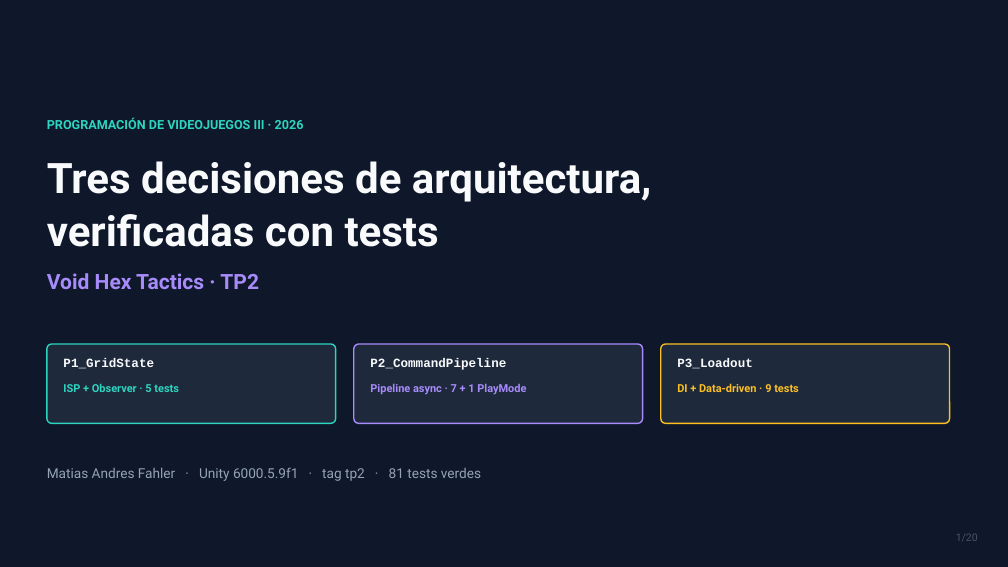
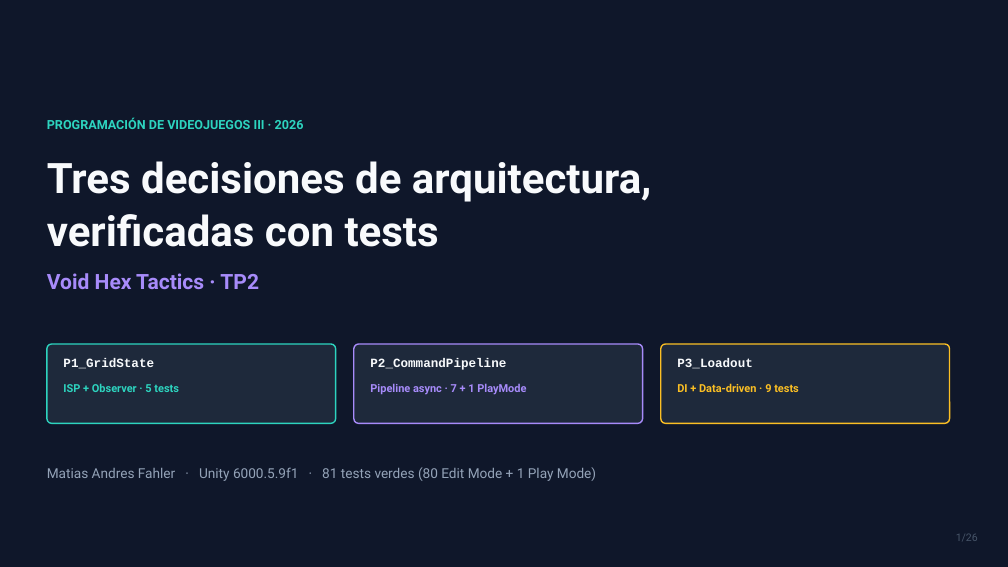
Before and after one commit to SenKetZu/HexPG, a slide deck: slide 1 of docs/presentacion/TP2-VoidHex-Tactics.pptx. Drawn at 1008x567 pixels with LibreOffice and Linux fonts; fonts in the diff are those of the drawing. Boxes give left, top, right and bottom in pixels: in the first picture for what was removed or moved away, otherwise in the second. Text is boxed around its words. In the diff, an @@ line names an element or a change of style, - is before the commit and + after.

```diff
--- a/docs/presentacion/TP2-VoidHex-Tactics.pptx
+++ b/docs/presentacion/TP2-VoidHex-Tactics.pptx
@@ text at bbox=[47, 467, 596, 481]: text changed @@
-Matias Andres Fahler · Unity 6000.5.9f1 · tag tp2 · 81 tests verdes
+Matias Andres Fahler · Unity 6000.5.9f1 · 81 tests verdes (80 Edit Mode + 1 Play Mode)
```
Also in this commit, not shown: 16 other slides changed, 6 slides added, 6 other files.
